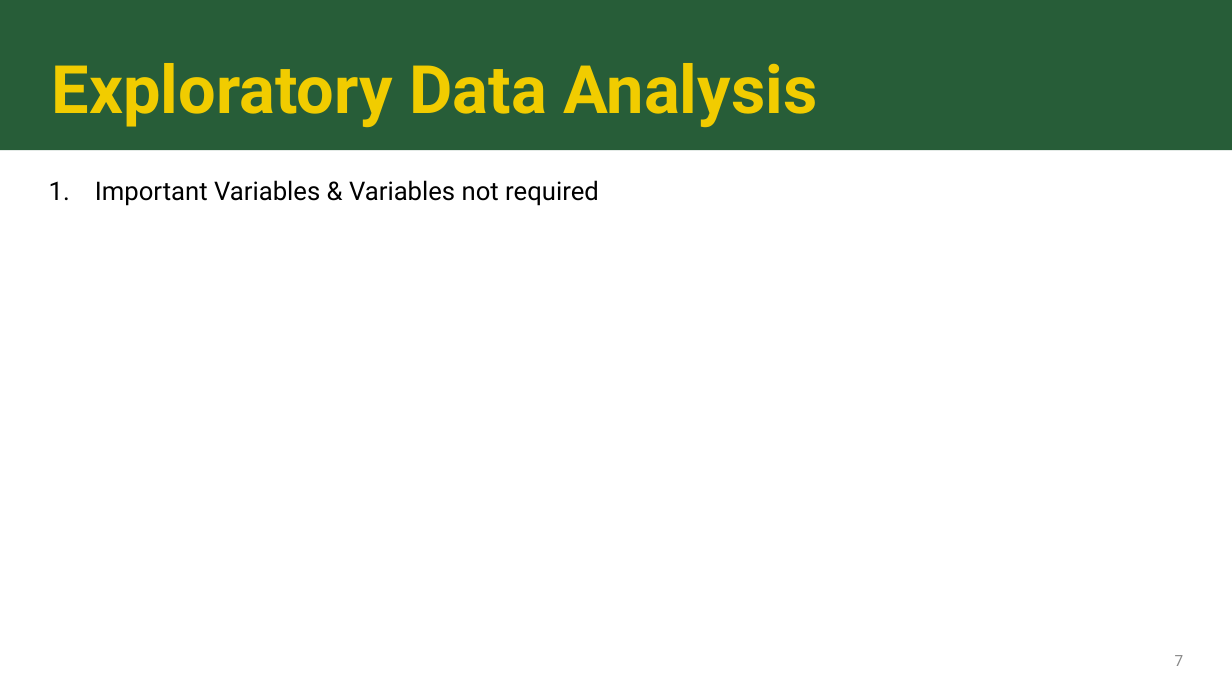
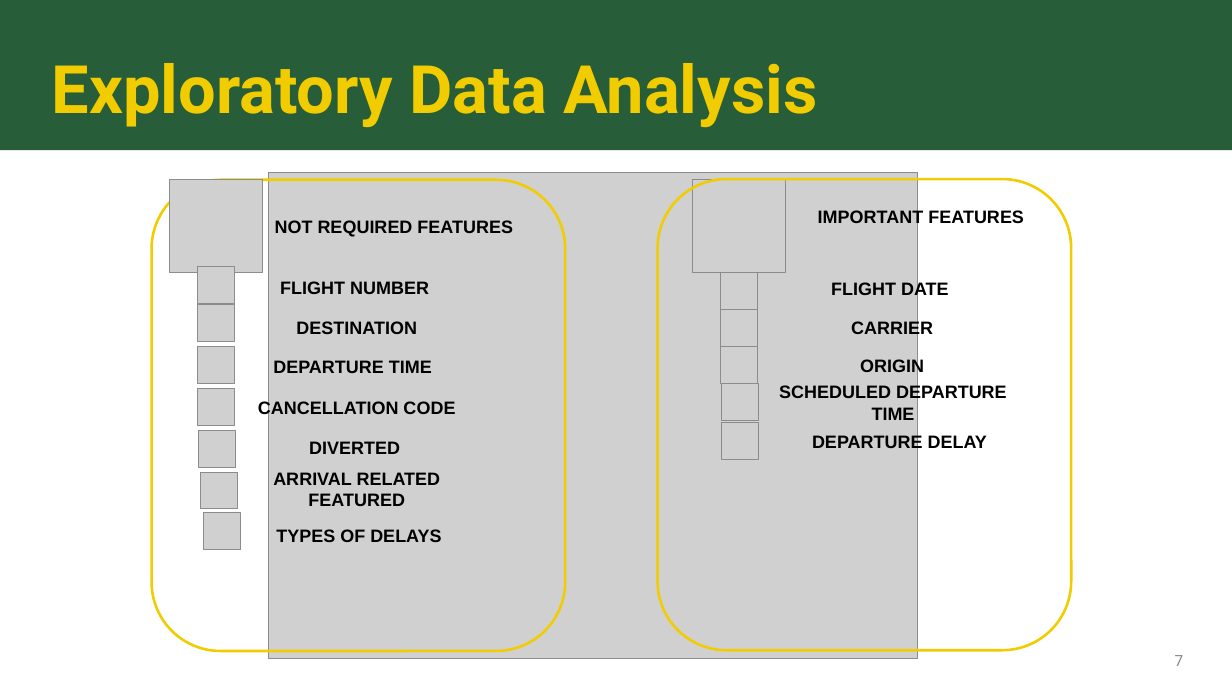
Before and after one commit to sk2003hw/Airline_Delay_and_Cancellation_Analysis, a slide deck: slide 7 of MATH 509_Project Presentation_Draft.pptx. Drawn at 1232x693 pixels with LibreOffice and Linux fonts; fonts in the diff are those of the drawing; grey boxes stand for pictures. Boxes give left, top, right and bottom in pixels: in the first picture for what was removed or moved away, otherwise in the second. Text is boxed around its words. In the diff, an @@ line names an element or a change of style, - is before the commit and + after.

```diff
--- a/MATH 509_Project Presentation_Draft.pptx
+++ b/MATH 509_Project Presentation_Draft.pptx
@@ picture added at (269,172,918,658) @@
@@ rounded rectangle added at (658,179,1072,651), outline #F1CC00 2 pt @@
@@ text removed at (95,180,599,206) @@
-1. Important Variables & Variables not required
@@ rounded rectangle added at (152,180,566,652), outline #F1CC00 2 pt @@
@@ picture added at (170,180,262,273) @@
@@ picture added at (693,180,786,273) @@
@@ text added at (818,209,1024,227), 14 pt, text #000000, bold @@
+IMPORTANT FEATURES
@@ text added at (275,220,513,237), 14 pt, text #000000, bold @@
+NOT REQUIRED FEATURES
@@ picture added at (198,266,235,303) @@
@@ text added at (280,281,429,294), 14 pt, text #000000, bold @@
+FLIGHT NUMBER
@@ picture added at (721,273,758,310) @@
@@ text added at (831,281,949,299), 14 pt, text #000000, bold @@
+FLIGHT DATE
@@ picture added at (198,305,235,342) @@
@@ text added at (296,321,417,334), 14 pt, text #000000, bold @@
+DESTINATION
@@ picture added at (721,310,758,347) @@
@@ text added at (851,321,933,339), 14 pt, text #000000, bold @@
+CARRIER
@@ picture added at (198,347,235,384) @@
@@ picture added at (721,347,758,384) @@
@@ text added at (860,359,924,377), 14 pt, text #000000, bold @@
+ORIGIN
@@ picture added at (198,388,235,425) @@
@@ text added at (273,360,432,373), 14 pt, text #000000, bold @@
+DEPARTURE TIME
@@ picture added at (722,384,759,421) @@
@@ text added at (779,385,1007,420), 14 pt, text #000000, bold @@
+SCHEDULED DEPARTURE TIME
@@ text added at (258,400,455,418), 14 pt, text #000000, bold @@
+CANCELLATION CODE
@@ picture added at (198,431,235,468) @@
@@ text added at (309,441,400,454), 14 pt, text #000000, bold @@
+DIVERTED
@@ picture added at (722,423,759,460) @@
@@ text added at (812,434,987,452), 14 pt, text #000000, bold @@
+DEPARTURE DELAY
@@ picture added at (201,472,238,509) @@
@@ text added at (273,472,441,506), 14 pt, text #000000, bold @@
+ARRIVAL RELATED FEATURED
@@ picture added at (203,513,240,550) @@
@@ text added at (276,529,441,542), 14 pt, text #000000, bold @@
+TYPES OF DELAYS
```
Also in this commit, not shown: 6 other slides changed, 1 slide added.
